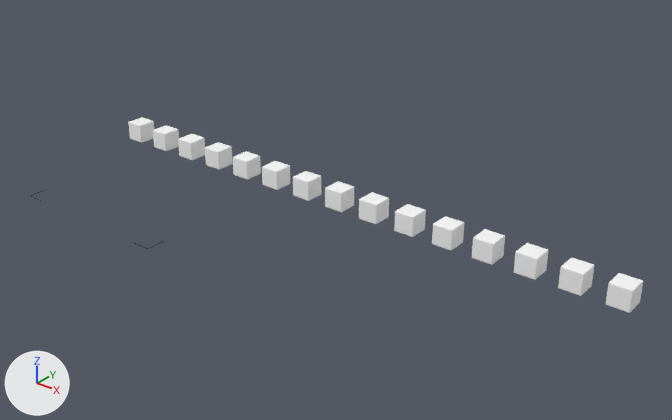
One commit to the OBJ model models/Arrow.obj: the scene before it, then after it.
The view is the same before and after, from a 50 mm lens placed at (3780.0, -3112.0, 2197.0), pointed at (1222.0, 85.0, 215.0). Arrows for +X, +Y and +Z are at lower left; the lights stay in place. The older version comes first. Where no turn or scale is listed for an object, it has been applied to the vertices.

Objects in the first picture: '000_Box', '001_Box', '002_Box', '003_Box', '004_Box', '005_Box', '006_Box', '007_Box', '008_Box', '009_Box', '010_Box', '011_Box', '012_Box', '013_Box', '014_Box' and 1 more.
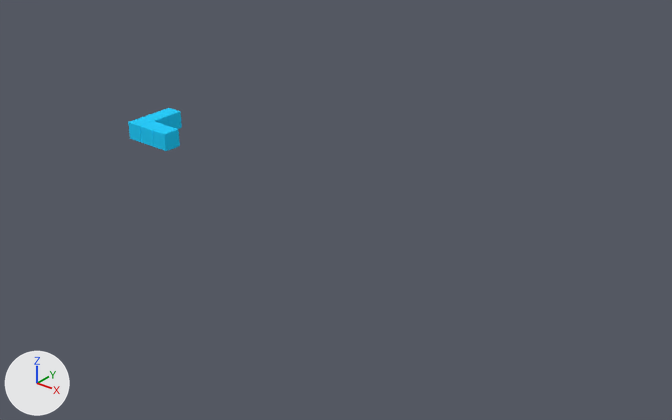
The newer file is also turned or shifted as a whole; pictures and numbers use the older file's frame.

Where the change shows, as pixel boxes [x1, y1, x2, y2] in the pictures (672 x 420 px):
'014_Box', deleted
    before: [605, 273, 643, 313]
'013_Box', deleted
    before: [558, 258, 595, 296]
'012_Box', deleted
    before: [514, 243, 549, 280]
'011_Box', deleted
    before: [472, 229, 505, 265]
'010_Box', deleted
    before: [432, 216, 464, 251]
'009_Box', deleted
    before: [394, 204, 426, 237]
'008_Box', deleted
    before: [359, 192, 389, 224]
'007_Box', deleted
    before: [325, 181, 354, 212]
'006_Box', deleted
    before: [293, 171, 322, 201]
'005_Box', deleted
    before: [262, 161, 290, 190]
'004_Box', deleted
    before: [233, 151, 261, 180]
'003_Box', deleted
    before: [205, 142, 233, 170]
'002_Box', deleted
    before: [178, 134, 205, 160]
'002_Box_2', added (cyan)
    after: [153, 125, 180, 151]
'001_Box', deleted
    before: [153, 125, 179, 151]
'000_Box', recoloured (white to cyan)
    both: [128, 117, 153, 143]
'001_Box_1', added
    after: [140, 121, 165, 147]
'004_Box_4', added
    after: [156, 108, 182, 129]
'003_Box_3', added
    after: [143, 113, 168, 126]

What changed in the scene script:
```text
Change me_000_box:
    where me_000_box.from_pydata(...)  # 488 vertices, 486 faces; spans x -137.2..-37.2, y -50.0..50.0, z 294.0..394.0
    remove me_000_box.materials.append(mat_milano)  # white #f8f8f8
    add me_000_box.materials.append(mat_poetic_charm)  # cyan #00ceff
Remove ob_001_box:
    ob_001_box = bpy.data.objects.new('001_Box', me_001_box)
Remove ob_002_box:
    ob_002_box = bpy.data.objects.new('002_Box', me_002_box)
Remove ob_003_box:
    ob_003_box = bpy.data.objects.new('003_Box', me_003_box)
Remove ob_004_box:
    ob_004_box = bpy.data.objects.new('004_Box', me_004_box)
Remove ob_005_box:
    ob_005_box = bpy.data.objects.new('005_Box', me_005_box)
Remove ob_006_box:
    ob_006_box = bpy.data.objects.new('006_Box', me_006_box)
Remove ob_007_box:
    ob_007_box = bpy.data.objects.new('007_Box', me_007_box)
Remove ob_008_box:
    ob_008_box = bpy.data.objects.new('008_Box', me_008_box)
Remove ob_009_box:
    ob_009_box = bpy.data.objects.new('009_Box', me_009_box)
Remove ob_010_box:
    ob_010_box = bpy.data.objects.new('010_Box', me_010_box)
Remove ob_011_box:
    ob_011_box = bpy.data.objects.new('011_Box', me_011_box)
Remove ob_012_box:
    ob_012_box = bpy.data.objects.new('012_Box', me_012_box)
Remove ob_013_box:
    ob_013_box = bpy.data.objects.new('013_Box', me_013_box)
Remove ob_014_box:
    ob_014_box = bpy.data.objects.new('014_Box', me_014_box)
Add ob_004_box_4:
    ob_004_box_4 = bpy.data.objects.new('004_Box_4', me_004_box_4)  # 488 vertices, 486 faces; spans x -50.0..50.0, y 150.0..250.0, z 1.0..101.0; in mat_jasper (cyan #00ceff)
    ob_004_box_4.location = (-87.0, 0.0, 293.0)
Add ob_003_box_3:
    ob_003_box_3 = bpy.data.objects.new('003_Box_3', me_003_box_3)  # 488 vertices, 486 faces; spans x -50.0..50.0, y 50.0..150.0, z 1.0..101.0; in mat_cactus_valley (cyan #00ceff)
    ob_003_box_3.location = (-87.0, 0.0, 293.0)
Add ob_002_box_2:
    ob_002_box_2 = bpy.data.objects.new('002_Box_2', me_002_box_2)  # 488 vertices, 486 faces; spans x 150.0..250.0, y -50.0..50.0, z 1.0..101.0; in mat_tuscany (cyan #00ceff)
    ob_002_box_2.location = (-87.0, 0.0, 293.0)
Add ob_001_box_1:
    ob_001_box_1 = bpy.data.objects.new('001_Box_1', me_001_box_1)  # 488 vertices, 486 faces; spans x 50.0..150.0, y -50.0..50.0, z 1.0..101.0; in mat_belize (cyan #00ceff)
    ob_001_box_1.location = (-87.0, 0.0, 293.0)
```
